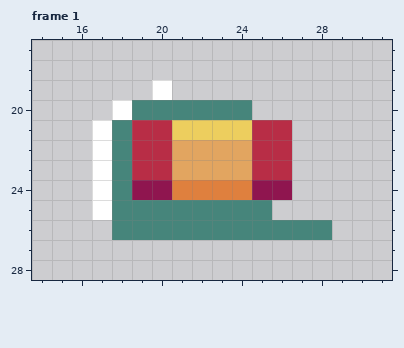
Pixel-art file: assets/Assets Art/ASEPRITE files/[object] bullets.aseprite. Above: the version before the commit.
48x48 pixels, 3 frames. Shown: frame 1: x 14..31, y 17..28. The commit also changed other frames, which this record leaves out.
After:
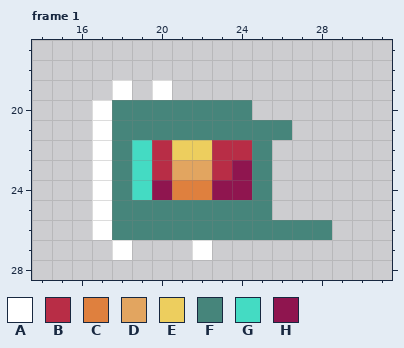
Palette (. is transparent): A #ffffff  B #b82d46  C #df803e  D #e2a560  E #edce5e  F #46857b  G #44dbc3  H #8f154f
What changed:
layer "Can 01" added
layer "Can 01 Copy" added
layer "Layer 2" removed
--- frame 1
@@ x 14..31 @@
 18 ..................
-19 ......A...........
-20 ....AFFFFFF.......
-21 ...AFBBEEEEBB.....
-22 ...AFBBDDDDBB.....
-23 ...AFBBDDDDBB.....
-24 ...AFHHCCCCHH.....
+19 ....A.A...........
+20 ...AFFFFFFF.......
+21 ...AFFFFFFFFF.....
+22 ...AFGBEEBBF......
+23 ...AFGBDDBHF......
+24 ...AFGHCCHHF......
 25 ...AFFFFFFFF......
-26 ....FFFFFFFFFFF...
-27 ..................
+26 ...AFFFFFFFFFFF...
+27 ....A...A.........
 28 ..................
Boxes around the changes in both pictures, in picture pixels (x1, y1, x2, y2):
changed: (92, 80, 292, 260)
